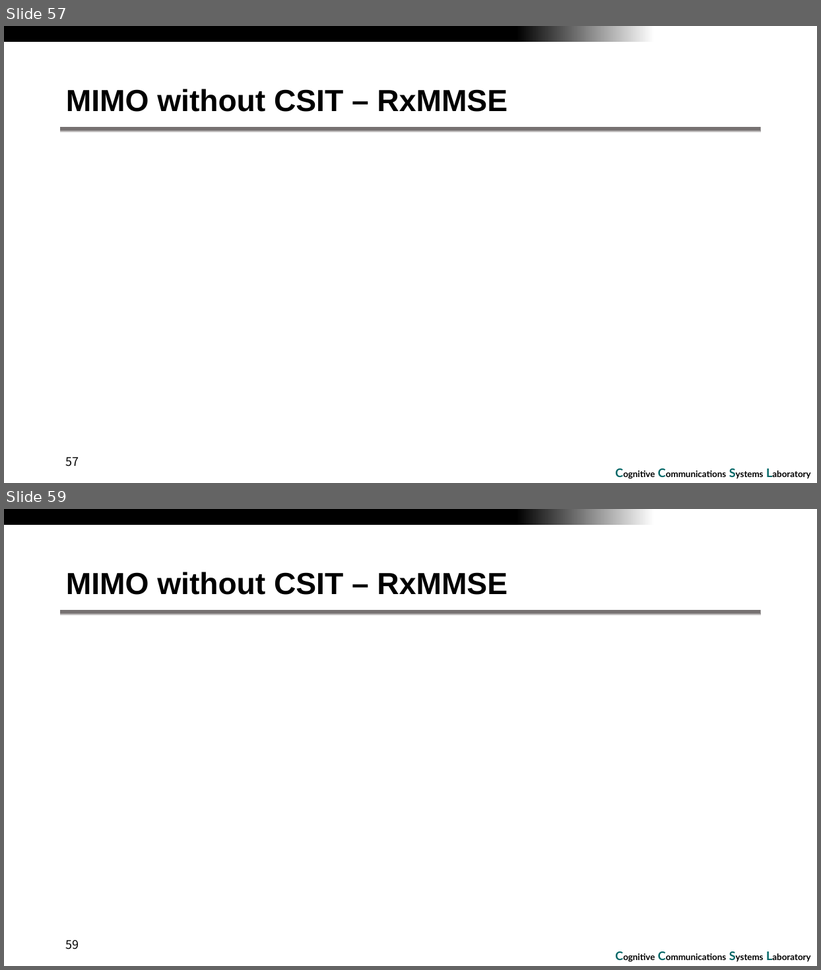
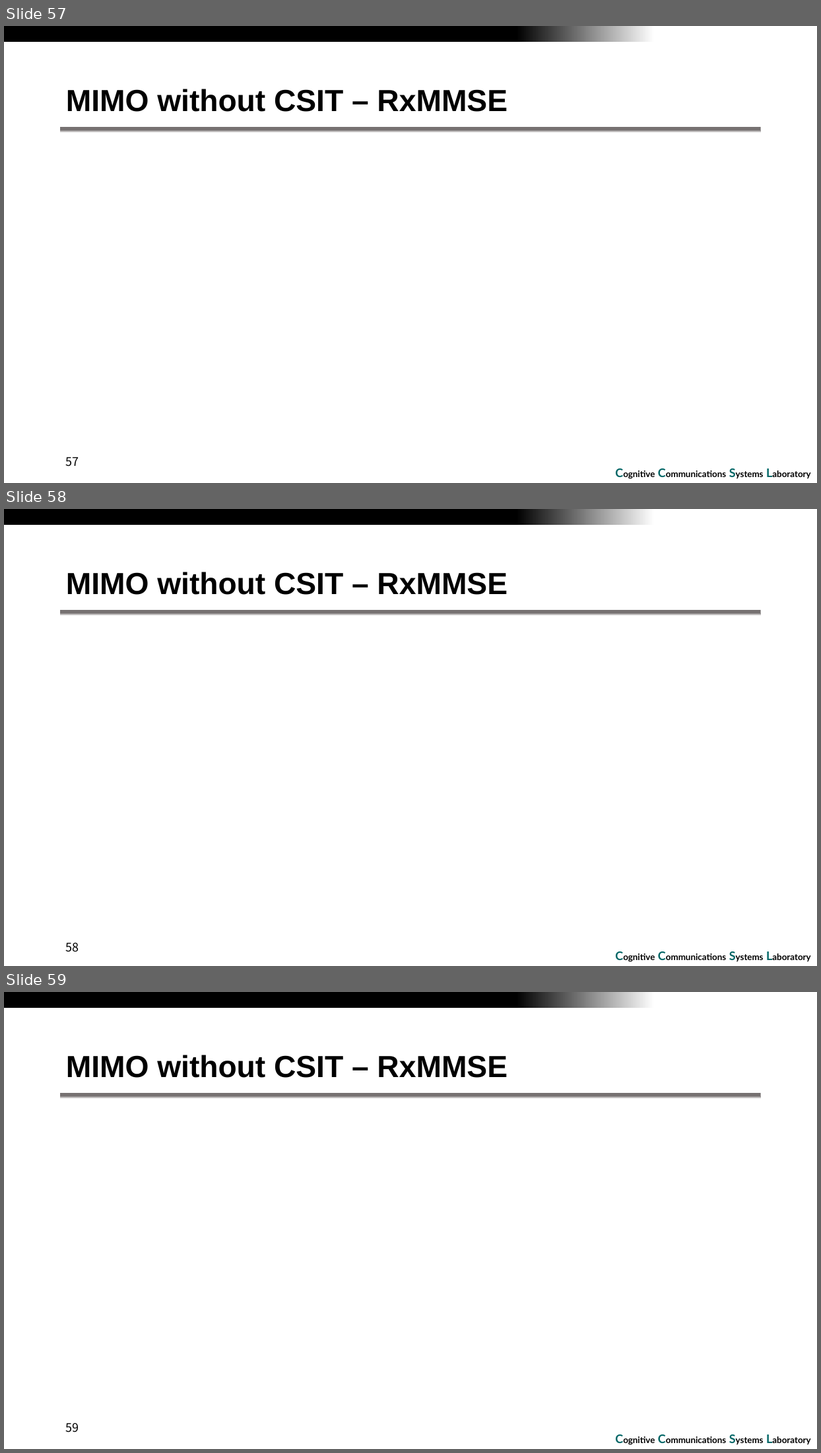
Before and after one commit to RefatHanbat/Presentation-of-SDM, a slide deck: Assignment_7.pptx. Shown one above the other, each under a label of ours: slides 57 and 59 before the commit, slides 57, 58 and 59 after it; the slides between them are not shown. The pictures are 821x970 and 821x1453 pixels, drawn with LibreOffice and Linux fonts; fonts in the diff are those of the drawing; grey boxes stand for pictures; background and template pictures are left out. Boxes give left, top, right and bottom in pixels: in the first picture for what was removed or moved away, otherwise in the second. Text is boxed around its words. In the diff, an @@ line names an element or a change of style, - is before the commit and + after.

```diff
--- a/Assignment_7.pptx
+++ b/Assignment_7.pptx
@@ slide 58 added at <box>4,509,817,966</box>, background #FFFFFF; not listed: 3 template elements that a slide beside it also shows @@
@@ title added at <box>66,572,508,595</box>, 36 pt, text #000000, bold @@
+MIMO without CSIT – RxMMSE
@@ page number added at <box>66,943,79,953</box>, 14 pt, text #000000 @@
+58
```
Also in this commit, not shown: 10 other slides added, 1 slide removed.
